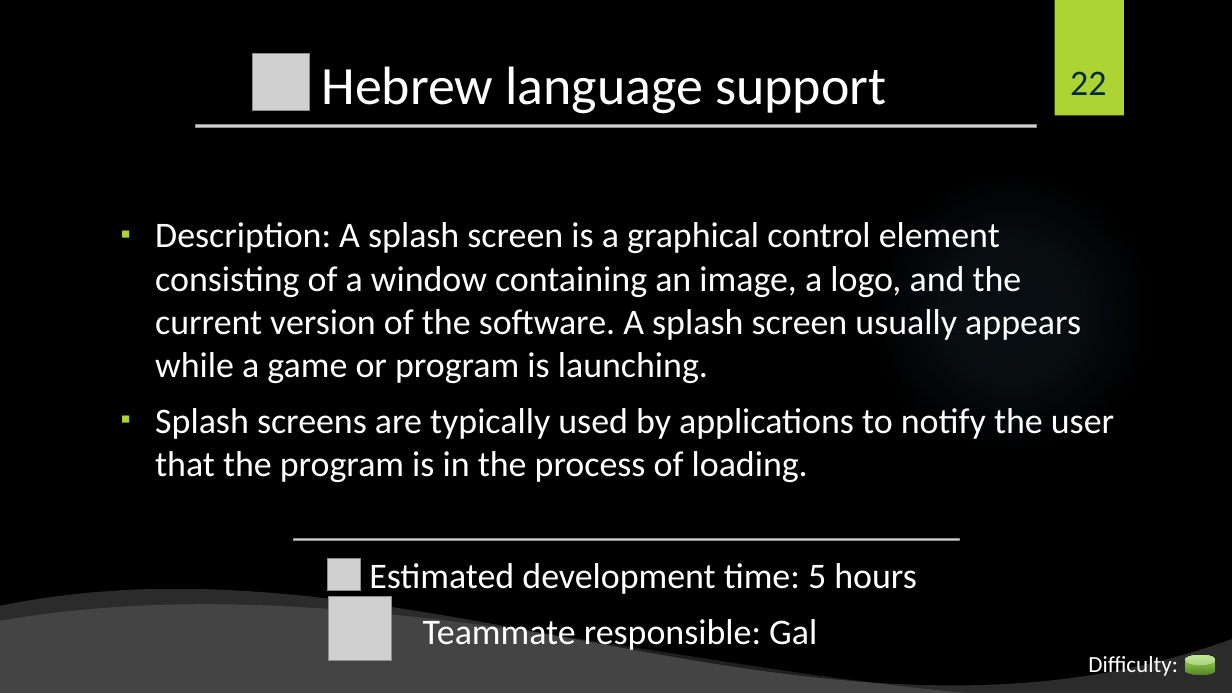
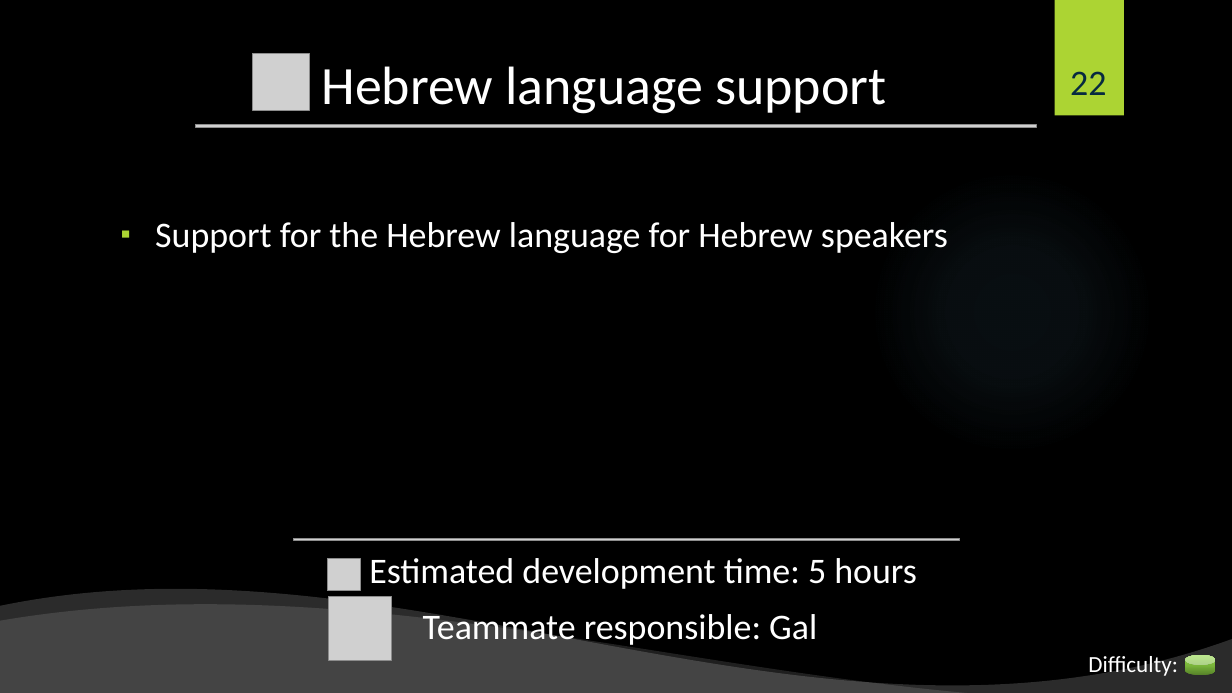
Before and after one commit to shiftlyapp/Shiftly, a slide deck: slide 22 of Backlog.pptx. Drawn at 1232x693 pixels with LibreOffice and Linux fonts; fonts in the diff are those of the drawing; grey boxes stand for pictures; background and template pictures are left out. Boxes give left, top, right and bottom in pixels: in the first picture for what was removed or moved away, otherwise in the second. Text is boxed around its words. In the diff, an @@ line names an element or a change of style, - is before the commit and + after.

```diff
--- a/Backlog.pptx
+++ b/Backlog.pptx
@@ text at (155, 222, 948, 253): text changed @@
-▪ Description: A splash screen is a graphical control element consisting of a window containing an image, a logo, and the current version of the software. A splash screen usually appears while a game or program is launching.
-▪ Splash screens are typically used by applications to notify the user that the program is in the process of loading.
+▪ Support for the Hebrew language for Hebrew speakers
```
Also in this commit, not shown: 5 other slides changed.
